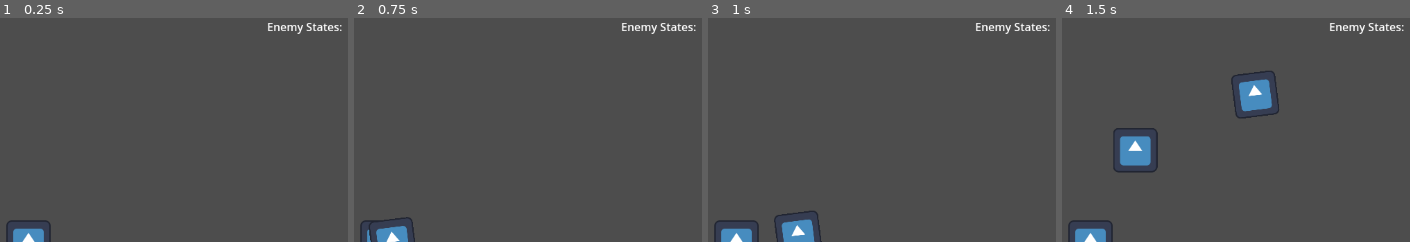
Above: before the commit, frames 1-4 (left to right).
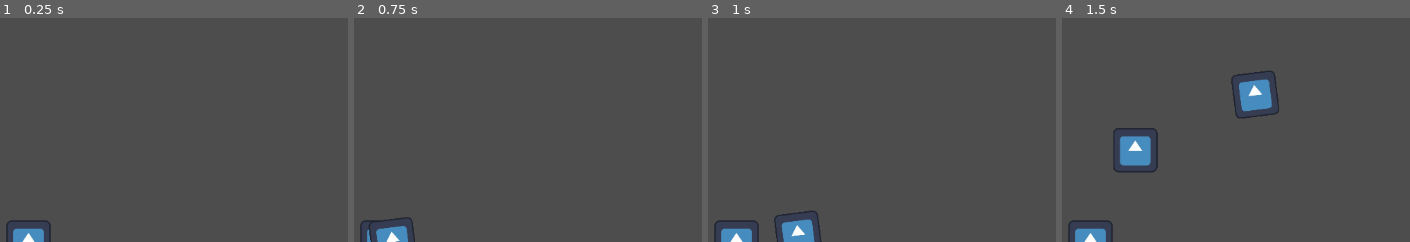
Above: after the commit, the same moments.

Repository: PoIarStar/fireborn
Game: Godot game, scene res://levels/basic_level.tscn
Two runs of this game, one before a commit and one after it. Both use one fixed random seed, a clock stepped at 60 frames per second and the inputs below. The engine's default icon, where the game draws it, is replaced by a stand-in: a white triangle on a blue panel in a dark square.
Inputs (mouse positions are % of the whole screen's width and height, from its top left):
- Up to frame 1 (0.25 s): no input
- Up to frame 2 (0.75 s): tap Enter at 0.5 s; move the mouse to (79, 45) at 0.52 s; hold Right (ui_right) from 0.53 s (still down); click (79, 45) at 0.67 s
- Up to frame 3 (1 s): keep holding Right (ui_right)
- Up to frame 4 (1.5 s): move the mouse to (31, 55) at 1.27 s; release Right (ui_right) at 1.28 s; hold Down (ui_down) from 1.28 s (still down); click (31, 55) at 1.42 s
The pictures show only the part of the screen within x 50-100%, y 0-50%; the shares and areas given below are measured in that part.

The runs differ from the first frame. In frame 1, 0.4% of the frame differs, in the area x 77-99%, y 2-8%; in frame 2, 0.4%; in frame 3, 0.4%; in frame 4, 0.4%.

Commit message:
Debugger fixed

Diff:
--- a/Test/archer.tscn
+++ b/Test/archer.tscn
@@ -5,3 +5,4 @@
 
 [node name="Archer" instance=ExtResource("1_mdiga")]
 script = ExtResource("2_37754")
+max_hp = 20
--- a/Test/bow.tscn
+++ b/Test/bow.tscn
@@ -2,7 +2,7 @@
 
 [ext_resource type="PackedScene" uid="uid://bipc7x24lac4s" path="res://core/other/items/weapons/weapon.tscn" id="1_116t7"]
 [ext_resource type="Script" uid="uid://4ovl8v7qe4qu" path="res://Test/bow.gd" id="2_spj7q"]
-[ext_resource type="PackedScene" uid="uid://dllqptvbpruut" path="res://Test/arrow.tscn" id="3_k1xn3"]
+[ext_resource type="PackedScene" uid="uid://dyrjk4emulm0" path="res://Test/fired_arrow.tscn" id="3_k1xn3"]
 
 [node name="Bow" instance=ExtResource("1_116t7")]
 script = ExtResource("2_spj7q")
--- /dev/null
+++ b/Test/burning.gd
@@ -0,0 +1,2 @@
+class_name Burning
+extends Effect
--- /dev/null
+++ b/Test/fired_arrow.tscn
@@ -0,0 +1,10 @@
+[gd_scene load_steps=3 format=3 uid="uid://dyrjk4emulm0"]
+
+[ext_resource type="PackedScene" uid="uid://dllqptvbpruut" path="res://Test/arrow.tscn" id="1_daike"]
+[ext_resource type="Script" uid="uid://cd6ikgfxonvf8" path="res://fired_arrow.gd" id="2_q7yhn"]
+
+[node name="FiredArrow" instance=ExtResource("1_daike")]
+input_pickable = false
+script = ExtResource("2_q7yhn")
+
+[connection signal="mouse_entered" from="InteractionRange" to="." method="_on_interaction_range_mouse_entered"]
--- /dev/null
+++ b/Test/thrower.gd
@@ -0,0 +1 @@
+extends Fighter
--- /dev/null
+++ b/Test/thrower.tscn
@@ -0,0 +1,8 @@
+[gd_scene load_steps=3 format=3 uid="uid://brvrcvbh6p1hq"]
+
+[ext_resource type="PackedScene" uid="uid://dn4wihubminro" path="res://core/entities/creatures/fighter.tscn" id="1_7p2qr"]
+[ext_resource type="Script" uid="uid://irqn5j7y8x1p" path="res://Test/thrower.gd" id="2_hg038"]
+
+[node name="Thrower" instance=ExtResource("1_7p2qr")]
+input_pickable = false
+script = ExtResource("2_hg038")
--- a/core/debug/Debugger.gd
+++ b/core/debug/Debugger.gd
@@ -1,22 +1,28 @@
 extends CanvasLayer
 
 
-var player: Player
+var level: Level
 # Called when the node enters the scene tree for the first time.
-
-func _init(player: Player):
-	self.player = player
-
-
-func _ready():
-	pass # Replace with function body.
 
 
 # Called every frame. 'delta' is the elapsed time since the previous frame.
 func _process(delta):
-	var text = 'Player states: ' + player.name + '\nHealth: ' + str(player.hp) + '\nTeam: ' + str(player.team) + '\nActive weapon: ' + str(player.inventory.active_cell) + '\nState: ' + str(player.state.state)
-	text += "\nLocal pos: " + str(player.position) + "\nGlobal pos: " + str(player.global_position)
-	text += "\nVelocity: " + str(player.velocity)
+	if Input.is_action_just_pressed("ui_debugger"):
+		visible = not visible
 
-	$PlayerStates.text = text
-	$PlayerStates.show()
+	$GlobalStates.text = 'Global time: ' + str(level.global_time)
+
+	if not level.cursor:
+		$EntityStates.text = ""
+	elif level.cursor is Creature:
+		$EntityStates.text = level.cursor.name + \
+		"\nHealth: " + str(level.cursor.hp) + \
+		"\nTeam: " + str(level.cursor.team) + \
+		"\nState: " + str(level.cursor.state.state) + \
+		"\nEffects: " + str(level.cursor.effects)
+	elif level.cursor is Entity:
+		$EntityStates.text = level.cursor.name + \
+		"\nTeam: " + str(level.cursor.team) + \
+		"\nState: " + str(level.cursor.state.state)
+	else:
+		print("Unknown ERROR. We have found it")
--- a/core/debug/debugger.tscn
+++ b/core/debug/debugger.tscn
@@ -3,11 +3,17 @@
 [ext_resource type="Script" uid="uid://br66ieghoxugg" path="res://core/debug/Debugger.gd" id="1_2bajt"]
 
 [node name="Debugger" type="CanvasLayer"]
+visible = false
 script = ExtResource("1_2bajt")
 
-[node name="PlayerStates" type="Label" parent="."]
+[node name="GlobalStates" type="Label" parent="."]
 offset_left = 920.0
 offset_top = 1.0
 offset_right = 1153.0
 offset_bottom = 490.0
-text = "Enemy States:"
+text = "Debug"
+
+[node name="EntityStates" type="Label" parent="."]
+offset_right = 40.0
+offset_bottom = 23.0
+text = "Entity"
--- a/core/entities/Entity.tscn
+++ b/core/entities/Entity.tscn
@@ -18,8 +18,10 @@
 }]
 
 [node name="Entity" type="CharacterBody2D"]
+input_pickable = true
 motion_mode = 1
 script = ExtResource("1_ep4xq")
+metadata/_edit_group_ = true
 
 [node name="InteractionRange" type="Area2D" parent="."]
 
@@ -33,3 +35,6 @@
 
 [node name="anims" type="AnimatedSprite2D" parent="."]
 sprite_frames = SubResource("SpriteFrames_sweqy")
+
+[connection signal="mouse_entered" from="." to="." method="_on_mouse_entered"]
+[connection signal="mouse_exited" from="." to="." method="_on_mouse_exited"]
--- a/core/entities/attacks/arrow_attack.gd
+++ b/core/entities/attacks/arrow_attack.gd
@@ -9,6 +9,7 @@
 func activate(attacker: Player, direction: Vector2) -> void:  ## Активирует атаку: задаёт направление, скорость и запускает таймер существования
 	set_team(attacker.team)
 	self.attacker = attacker
+	self.level = attacker.level
 	self.direction = direction
 	rotate(direction.angle())
 	velocity = speed * direction
--- a/core/entities/attacks/attack_entity.gd
+++ b/core/entities/attacks/attack_entity.gd
@@ -19,6 +19,7 @@
 	set_team(attacker.team)
 	self.attacker = attacker
 	self.direction = direction
+	self.level = attacker.level
 	rotate(direction.angle())
 	$LifetimeTimer.start(lifetime)
 
--- a/core/entities/entity.gd
+++ b/core/entities/entity.gd
@@ -44,3 +44,11 @@
 
 func get_anims() -> AnimatedSprite2D:  ## Геттер. Возвращает анимации
 	return $anims
+
+
+func _on_mouse_entered() -> void:
+	level.cursor = self
+
+
+func _on_mouse_exited() -> void:
+	level.cursor = null
--- a/core/other/effects/effect.gd
+++ b/core/other/effects/effect.gd
@@ -11,9 +11,9 @@
 var next_repeat: int  ## момент следующего выполнения основного действия
 
 
-func _init(lifetime: int, repeat_time: int) -> void:
+func _init(lifetime: int, repeat_time: int = 0) -> void:
 	self.lifetime = lifetime
-	self.repeat_time = repeat_time
+	self.repeat_time = repeat_time if repeat_time != 0 else lifetime + 1
 	applying()
 	next_repeat = repeat_time
 
--- a/core/other/effects/effect.tscn
+++ b/core/other/effects/effect.tscn
@@ -1,13 +1,6 @@
-[gd_scene load_steps=2 format=3 uid="uid://d58gj4bp3his"]
+[gd_scene load_steps=2 format=3 uid="uid://be1hdoc6e2ctt"]
 
 [ext_resource type="Script" uid="uid://cq46ytoxsq612" path="res://core/other/effects/effect.gd" id="1_p66pw"]
 
 [node name="Effect" type="Node"]
 script = ExtResource("1_p66pw")
-
-[node name="LifetimeTimer" type="Timer" parent="."]
-
-[node name="RepeatTimer" type="Timer" parent="."]
-
-[connection signal="timeout" from="LifetimeTimer" to="." method="_on_lifetime_timer_timeout"]
-[connection signal="timeout" from="RepeatTimer" to="." method="_on_repeat_timer_timeout"]
--- /dev/null
+++ b/fired_arrow.gd
@@ -0,0 +1,8 @@
+class_name FiredArrow
+extends Arrow
+
+
+
+func _init() -> void:
+	self.impact = Impact.new(10, [Burning.new(5)])
+	self.lifetime = 10
--- a/levels/basic_level.gd
+++ b/levels/basic_level.gd
@@ -3,13 +3,15 @@
 
 
 var player: Player
+var global_time: int
+var cursor: Entity
+
 
 func _init() -> void:
 	self.player = preload("res://Test/archer.tscn").instantiate()
 	self.player.position = global_position
 	player.level = self
 	add_child(self.player)
-
 
 
 	var arr = [Vector2(100, 100), Vector2(-200, -100)]
@@ -23,3 +25,11 @@
 
 	for i in get_children():
 		print(i)
+
+
+func _ready() -> void:
+	$Debugger.level = self
+
+
+func _on_tick_timeout() -> void:
+	global_time += 1
--- a/levels/basic_level.tscn
+++ b/levels/basic_level.tscn
@@ -7,3 +7,8 @@
 script = ExtResource("1_jxqax")
 
 [node name="Debugger" parent="." instance=ExtResource("2_x83mk")]
+
+[node name="Tick" type="Timer" parent="."]
+autostart = true
+
+[connection signal="timeout" from="Tick" to="." method="_on_tick_timeout"]
--- a/project.godot
+++ b/project.godot
@@ -58,3 +58,8 @@
 "events": [Object(InputEventMouseButton,"resource_local_to_scene":false,"resource_name":"","device":-1,"window_id":0,"a …(258 unchanged characters)…
 ]
 }
+ui_debugger={
+"deadzone": 0.2,
+"events": [Object(InputEventKey,"resource_local_to_scene":false,"resource_name":"","device":-1,"window_id":0,"alt_pressed":false,"shift_pressed":false,"ctrl_pressed":false,"meta_pressed":false,"pressed":false,"keycode":0,"physical_keycode":96,"key_label":0,"unicode":96,"location":0,"echo":false,"script":null)
+]
+}
Not shown, added: Test/burning.gd.uid
Not shown, added: Test/thrower.gd.uid
Not shown, added: fired_arrow.gd.uid
